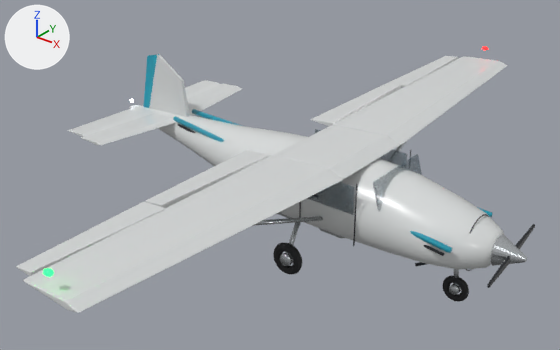
The glTF model public/assets/aircraft/ft172-trainer.glb: old version first, new version second.
One viewpoint serves both versions: a camera (50 mm lens) standing at (6.44, -9.5, 5.91) and looking at (-0.99, -0.2, 0.15). Arrows for +X, +Y and +Z are at upper left; the lights stay in place. The picture after the commit comes second. Where no turn or scale is listed for an object, it has been applied to the vertices. Vertices at exactly the same position are counted once.

Objects in the first picture: 'Aileron_R_Surface', 'CabinWindow_L_Front', 'CabinWindow_L_Rear', 'CabinWindow_R_Front', 'Elevator_R_Surface', 'Flap_L_Surface', 'Flap_R_Surface', 'Fuselage', 'Livery_Cyan_L', 'Livery_Cyan_R', 'Livery_Dark_R', 'Stabilizer_L', 'Stabilizer_R', 'VerticalStabilizer', 'Windshield', 'Wing_Center', 'Wing_L_Forward', 'Wing_R_Forward' and 16 more.
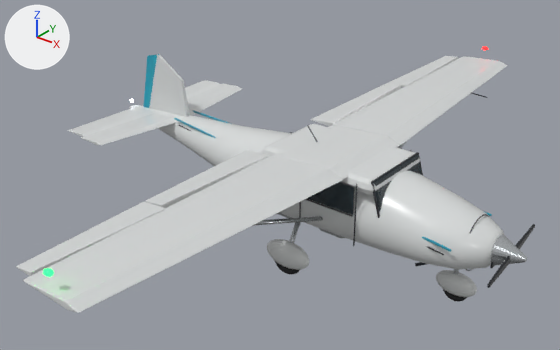
Pixel boxes (x1, y1, x2, y2) of what changed, in the pictures (560 x 350 px):
'CabinRoof', added: after (261, 124, 420, 194)
'MainGearFairing_R', added: after (267, 239, 309, 270)
'CabinWindow_R_Front', recoloured, surface changed: (307, 183, 355, 215) in both
'NoseGearFairing', added: after (436, 270, 477, 297)
'Windshield', recoloured, surface changed: (374, 155, 422, 212) in both
'Livery_Cyan_R', reshaped: before (173, 116, 452, 253); after (174, 118, 451, 252)
'CabinWindow_L_Front', recoloured, surface changed: (380, 150, 407, 165) in both
'Livery_Cyan_L', reshaped: before (192, 109, 493, 218); after (193, 110, 492, 216)
'WindshieldFrame_Top', added: after (371, 152, 419, 183)
'Livery_Dark_R', reshaped: before (178, 124, 444, 256); after (179, 125, 444, 255)
'WindshieldFrame_R', added: after (371, 182, 380, 218)
'WindowFrame_R_FrontBottom', added: after (305, 199, 353, 217)
'WindshieldFrame_L', added: after (418, 154, 423, 176)
'CabinWindow_L_Rear', recoloured, surface changed: (315, 129, 320, 133) in both

Diff of the bpy script that builds the scene:
```diff
--- a/public/assets/aircraft/ft172-trainer.glb.py
+++ b/public/assets/aircraft/ft172-trainer.glb.py
@@ mat_glass_smoke @@
 mat_glass_smoke = principled_material('Glass_Smoke')
-mat_glass_smoke.base_color = (0.08, 0.15, 0.19)  # dark blue #506c79
+mat_glass_smoke.base_color = (0.018, 0.035, 0.045)  # dark cyan #24353c
 mat_glass_smoke.roughness = 0.12
-mat_glass_smoke.alpha = 0.45
+mat_glass_smoke.alpha = 0.9
 mat_glass_smoke.transmission_weight = 0.45
@@ me_cylinder_021 @@
-me_cylinder_021.from_pydata(...)  # 24 vertices, 44 faces; spans x -2.95..2.95, y -0.25..0.25, z -0.24..0.24
+me_cylinder_021.from_pydata(...)  # 24 vertices, 44 faces; spans x -2.95..2.95, y -0.23..0.23, z -0.22..0.22
+# me_cylinder_021 part 1: 24 of 24 vertices moved; they spanned x -2.95..2.95, y -0.25..0.25, z -0.24..0.24 and now span x -2.95..2.95, y -0.23..0.23, z -0.22..0.22; mean shift (0.0, 0.0, 0.0)
 me_cylinder_021.materials.append(mat_paint_cyan)
@@ me_cylinder_023 @@
-me_cylinder_023.from_pydata(...)  # 24 vertices, 44 faces; spans x -2.95..2.95, y -0.25..0.25, z -0.24..0.24
+me_cylinder_023.from_pydata(...)  # 24 vertices, 44 faces; spans x -2.95..2.95, y -0.23..0.23, z -0.22..0.22
+# me_cylinder_023 part 2: 24 of 24 vertices moved; they spanned x -2.95..2.95, y -0.25..0.25, z -0.24..0.24 and now span x -2.95..2.95, y -0.23..0.23, z -0.22..0.22; mean shift (0.0, 0.0, 0.0)
 me_cylinder_023.materials.append(mat_paint_cyan)
@@ me_cylinder_024 @@
-me_cylinder_024.from_pydata(...)  # 24 vertices, 44 faces; spans x -2.85..2.85, y -0.23..0.23, z -0.22..0.22
+me_cylinder_024.from_pydata(...)  # 24 vertices, 44 faces; spans x -2.85..2.85, y -0.22..0.22, z -0.21..0.21
+# me_cylinder_024 part 3: 24 of 24 vertices moved; they spanned x -2.85..2.85, y -0.23..0.23, z -0.22..0.22 and now span x -2.85..2.85, y -0.22..0.22, z -0.21..0.21; mean shift (0.0, 0.0, 0.0)
 me_cylinder_024.materials.append(mat_rubber_charcoal)
@@ ob_windshieldframe_top @@
+ob_windshieldframe_top = bpy.data.objects.new('WindshieldFrame_Top', me_cylinder_005_1)  # a 12-sided cylinder along y spanning x -0.018..0.018, y -0.67..0.67, z -0.018..0.018; in mat_rubber_charcoal (black #21262b)
+ob_windshieldframe_top.location = (1.11, 0.0, 0.84)
@@ ob_windshieldframe_r @@
+ob_windshieldframe_r = bpy.data.objects.new('WindshieldFrame_R', me_cylinder_008_1)  # 24 vertices, 44 faces; spans x -0.102..0.102, y -0.018..0.018, z -0.3..0.3; in mat_rubber_charcoal (black #21262b)
+ob_windshieldframe_r.location = (1.19, -0.67, 0.54)
@@ ob_windshieldframe_l @@
+ob_windshieldframe_l = bpy.data.objects.new('WindshieldFrame_L', me_cylinder_008_1.copy())
+ob_windshieldframe_l.location = (1.19, 0.67, 0.54)
@@ ob_windowframe_r_frontbottom @@
+ob_windowframe_r_frontbottom = bpy.data.objects.new('WindowFrame_R_FrontBottom', me_cylinder_017_1)  # 24 vertices, 44 faces; spans x -0.45..0.45, y -0.012..0.012, z -0.012..0.012; in mat_rubber_charcoal (black #21262b)
+ob_windowframe_r_frontbottom.location = (0.42, -0.79, 0.25)
@@ ob_nosegearfairing @@
+ob_nosegearfairing = bpy.data.objects.new('NoseGearFairing', me_sphere_002_1)  # a UV sphere (24 segments, 12 rings, poles along z) spanning x -0.34..0.34, y -0.14..0.14, z -0.19..0.19; in mat_paint_warmwhite (light grey #dadddd)
+ob_nosegearfairing.location = (2.3, 0.0, -0.78)
@@ ob_maingearfairing_r @@
+ob_maingearfairing_r = bpy.data.objects.new('MainGearFairing_R', me_sphere_001_1)  # a UV sphere (24 segments, 12 rings, poles along z) spanning x -0.42..0.42, y -0.16..0.16, z -0.23..0.23; in mat_paint_warmwhite (light grey #dadddd)
+ob_maingearfairing_r.location = (-0.18, -1.02, -0.72)
@@ ob_cabinroof @@
+ob_cabinroof = bpy.data.objects.new('CabinRoof', me_cube_001_1)  # 56 vertices, 108 faces; spans x -1.1..1.1, y -0.74..0.74, z -0.12..0.12; in mat_paint_warmwhite (light grey #dadddd)
+ob_cabinroof.location = (0.08, 0.0, 0.73)
```
